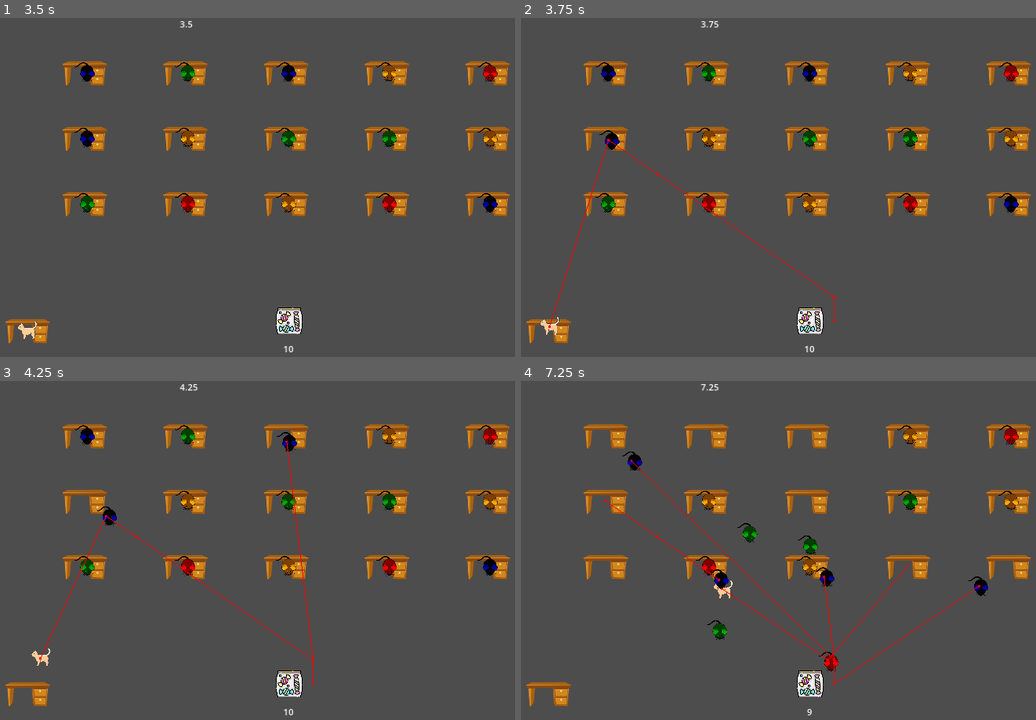
Above: before the commit, frames 1-4 (two rows, left to right).
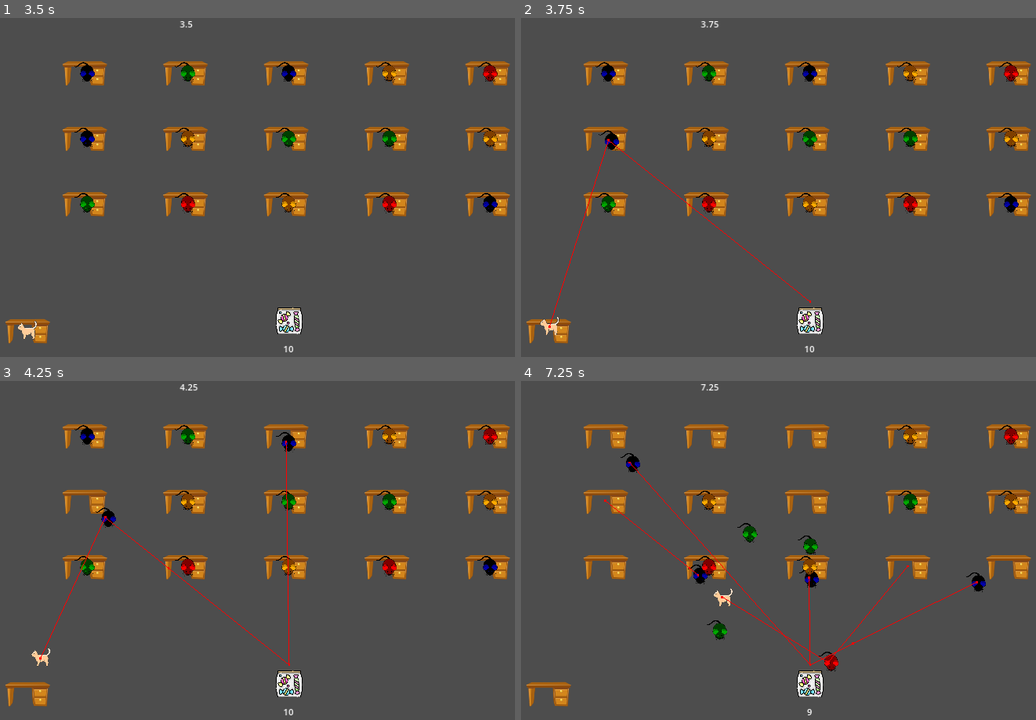
Above: after the commit, the same moments.

Repository: Mateusz-Birembaut/POA_SMA
Game: Godot game, scene res://src/main.tscn
Same seed, same stepped clock (60 frames per second), same inputs: the game is played once before the commit and once after it.
Inputs (mouse positions are in pixels of both pictures, inside the frame that each line leads up to):
- Up to frame 1 (3.5 s): move the mouse to (427, 177) at 0.52 s; hold Right (ui_right) 0.53-1.28 s; move the mouse to (164, 211) at 1.27 s; hold Down (ui_down) 1.28-2.03 s; move the mouse to (350, 116) at 2.02 s; hold Right (ui_right) 2.03-2.78 s; move the mouse to (257, 265) at 2.77 s; hold Up (ui_up) from 2.78 s (still down)
- Up to frame 2 (3.75 s): move the mouse to (999, 248) at 3.52 s; release Up (ui_up) at 3.53 s; hold Left (ui_left) from 3.53 s (still down)
- Up to frame 3 (4.25 s): keep holding Left (ui_left)
- Up to frame 4 (7.25 s): move the mouse to (624, 503) at 4.27 s; move the mouse to (840, 557) at 5.02 s; release Left (ui_left) at 5.03 s; hold Down (ui_down) 5.03-5.78 s; move the mouse to (716, 469) at 5.77 s; hold Right (ui_right) 5.78-6.53 s; move the mouse to (948, 540) at 6.52 s; hold Up (ui_up) from 6.53 s (still down)

Frame 1 is identical in both runs. In frame 2, 0.2% of the frame differs, in the area x 6-62%, y 33-90%; in frame 3, 0.5%; in frame 4, 1.4%, in the area x 16-91%, y 20-90%.

Commit message:
increase navigation around candies

Diff:
--- a/src/main.tscn
+++ b/src/main.tscn
@@ -22,9 +22,9 @@
 normal = Vector2(1, 0)
 
 [sub_resource type="NavigationPolygon" id="NavigationPolygon_vbv6l"]
-vertices = PackedVector2Array(1117, 35, 1117, 613, 620, 613, 620, 512, 35, 35, 529, 512, 35, 613, 529, 613)
+vertices = PackedVector2Array(1117, 35, 1117, 613, 614, 613, 614, 521, 35, 35, 538, 521, 35, 613, 538, 613)
 polygons = Array[PackedInt32Array]([PackedInt32Array(0, 1, 2, 3), PackedInt32Array(4, 0, 3, 5), PackedInt32Array(6, 4, 5, 7)])
-outlines = Array[PackedVector2Array]([PackedVector2Array(0, 0, 1152, 0, 1152, 648, 1152, 648, 585, 648, 585, 547, 564, 547, 564, 648, 0, 648)])
+outlines = Array[PackedVector2Array]([PackedVector2Array(0, 0, 1152, 0, 1152, 648, 1152, 648, 579, 648, 579, 556, 573, 556, 573, 648, 0, 648)])
 agent_radius = 35.0
 
 [node name="Room" type="Node2D"]
